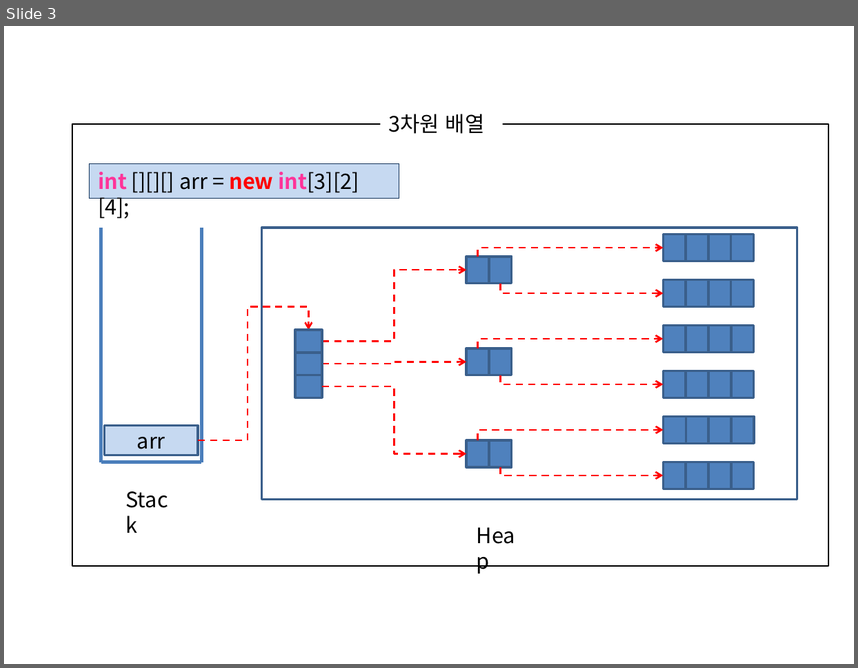
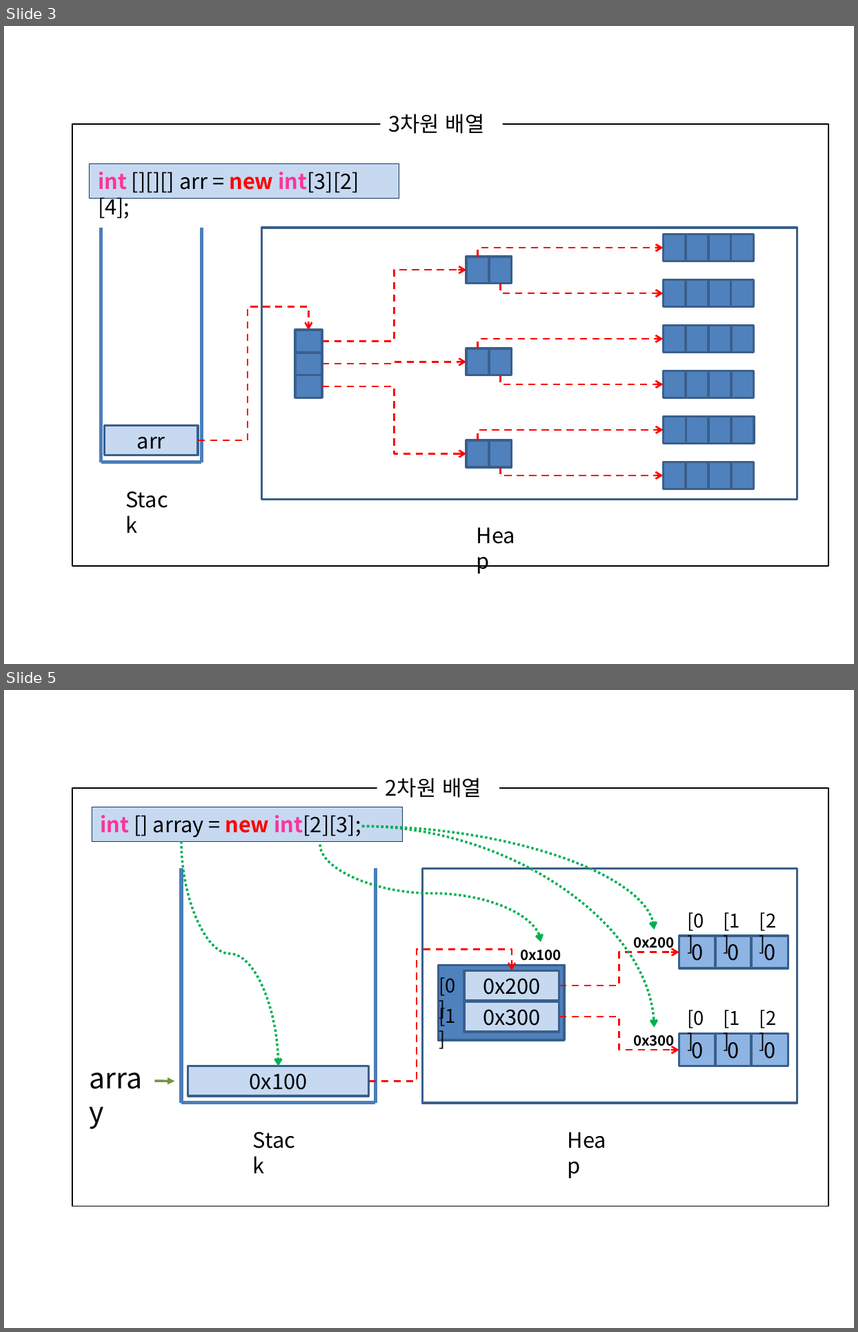
Before and after one commit to Uginim/JavaSWEngineeringCourse, a slide deck: documents/ArraysInMemory.pptx. Shown one above the other, each under a label of ours: slide 3 before the commit, slides 3 and 5 after it; the slides between them are not shown. The pictures are 858x668 and 858x1332 pixels, drawn with LibreOffice and Linux fonts; fonts in the diff are those of the drawing. Boxes give left, top, right and bottom in pixels: in the first picture for what was removed or moved away, otherwise in the second. Text is boxed around its words. In the diff, an @@ line names an element or a change of style, - is before the commit and + after.

```diff
--- a/documents/ArraysInMemory.pptx
+++ b/documents/ArraysInMemory.pptx
@@ slide 5 added at (x1=4, y1=690, x2=854, y2=1328), background #FFFFFF @@
@@ rectangle added at (x1=72, y1=788, x2=829, y2=1206), outline #000000 1 pt @@
@@ text added at (x1=386, y1=778, x2=481, y2=798), 18 pt, text #000000 @@
+2차원 배열
@@ rectangle added at (x1=92, y1=807, x2=402, y2=841), fill #C6D9F1, outline #17375E 0.75 pt, 18 pt, text #000000 @@
+int [] array = new int[2][3];
@@ curved arrow added from (362, 826) to (654, 929), #00B050 2 pt dashed @@
@@ curved arrow added from (362, 826) to (654, 1027), #00B050 2 pt dashed @@
@@ curved arrow added from (181, 841) to (279, 1066), #00B050 2 pt dashed @@
@@ curved arrow added from (320, 845) to (542, 942), #00B050 2 pt dashed @@
@@ line added from (181, 869) to (181, 1103), #4B7EBC 3 pt @@
@@ line added from (375, 869) to (375, 1103), #4B7EBC 3 pt @@
@@ rectangle added at (x1=422, y1=869, x2=797, y2=1103), outline #3A5F8C 2 pt @@
@@ group added at (x1=633, y1=912, x2=788, y2=968): 4 texts, 3 rectangles @@
+0x200
+0
+[0]
+0
+[1]
+0
+[2]
@@ elbow arrow added from (369, 1081) to (512, 971), #FF0000 1.5 pt dashed @@
@@ text added at (x1=520, y1=949, x2=562, y2=960), 12 pt, text #000000, bold @@
+0x100
@@ elbow arrow added from (559, 985) to (679, 952), #FF0000 1.5 pt dashed @@
@@ rectangle added at (x1=439, y1=965, x2=564, y2=1039), fill #4F81BD, outline #3A5F8C 2 pt @@
@@ text added at (x1=439, y1=977, x2=456, y2=996), 16 pt, text #000000 @@
+[0]
@@ rectangle added at (x1=465, y1=971, x2=560, y2=1000), fill #C6D9F1, outline #3A5F8C 2 pt, 18 pt, text #000000 @@
+0x200
@@ text added at (x1=439, y1=1000, x2=456, y2=1026), 16 pt, text #000000 @@
+[1]
@@ rectangle added at (x1=465, y1=1001, x2=560, y2=1031), fill #C6D9F1, outline #3A5F8C 2 pt, 18 pt, text #000000 @@
+0x300
@@ elbow arrow added from (559, 1016) to (679, 1049), #FF0000 1.5 pt dashed @@
@@ group added at (x1=633, y1=1009, x2=788, y2=1066): 4 texts, 3 rectangles @@
+0x300
+0
+[0]
+0
+[1]
+0
+[2]
@@ text added at (x1=81, y1=1056, x2=163, y2=1098), 24 pt, text #000000 @@
+array
@@ arrow added from (154, 1080) to (175, 1081), #77933C 2 pt @@
@@ rectangle added at (x1=188, y1=1066, x2=370, y2=1096), fill #C6D9F1, outline #3A5F8C 2 pt, 18 pt, text #000000 @@
+0x100
@@ line added from (181, 1103) to (375, 1103), #4B7EBC 3 pt @@
@@ text added at (x1=245, y1=1123, x2=312, y2=1156), 18 pt, text #000000 @@
+Stack
@@ text added at (x1=559, y1=1123, x2=627, y2=1156), 18 pt, text #000000 @@
+Heap
```
Also in this commit, not shown: 3 other slides added, 11 other files.
